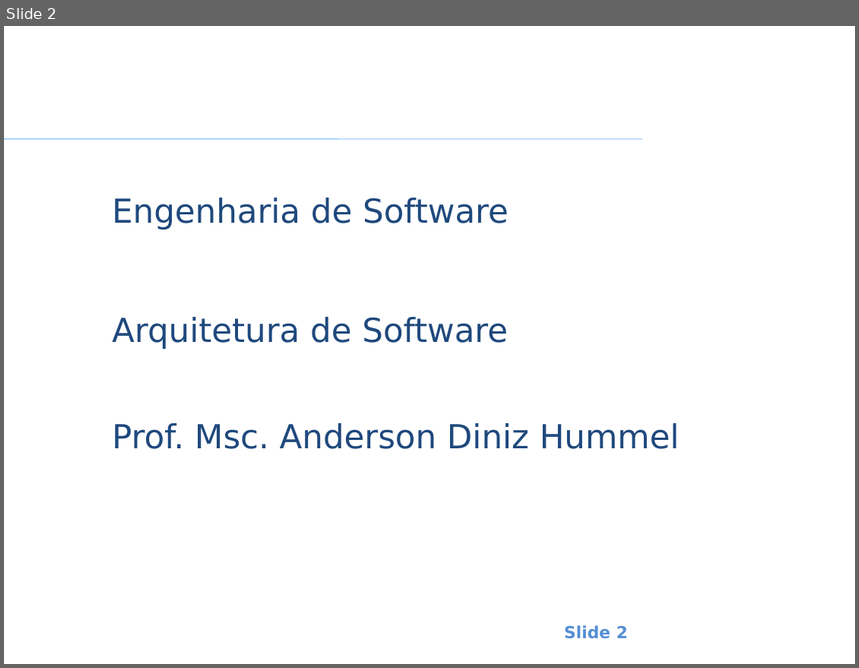
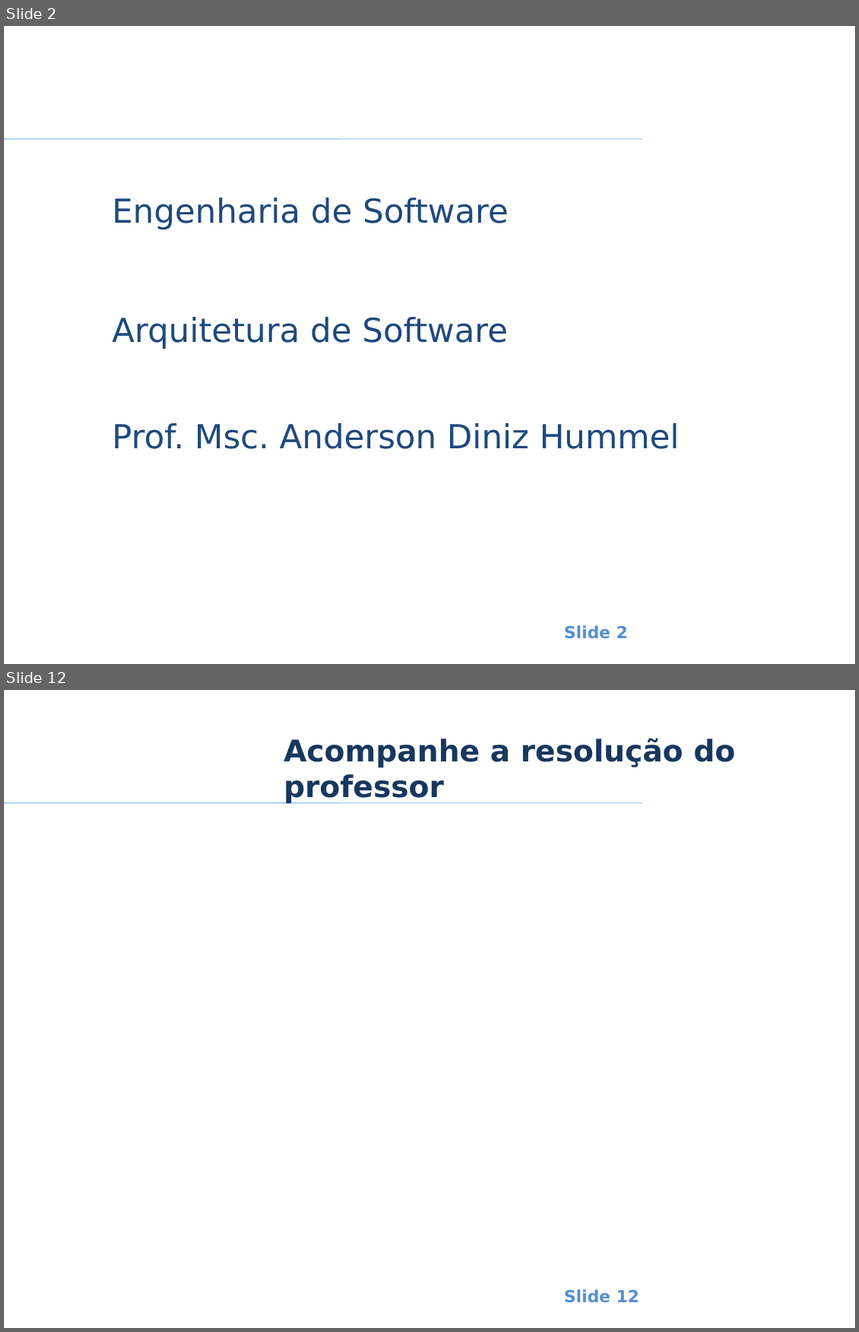
Before and after one commit to smrpuc/pos-fit-es10, a slide deck: Material Aulas/Arquitetura de Software/Aulas/ES - AS - Anderson Hummel - Aula 3 - 1 - Desenhando a Arquitetura - Attribute-Driven Design.pptx. Shown one above the other, each under a label of ours: slide 2 before the commit, slides 2 and 12 after it; the slides between them are not shown. The pictures are 859x668 and 859x1332 pixels, drawn with LibreOffice and Linux fonts; fonts in the diff are those of the drawing; background and template pictures are left out. Boxes give left, top, right and bottom in pixels: in the first picture for what was removed or moved away, otherwise in the second. Text is boxed around its words. In the diff, an @@ line names an element or a change of style, - is before the commit and + after.

```diff
--- a/Material Aulas/Arquitetura de Software/Aulas/ES - AS - Anderson Hummel - Aula 3 - 1 - Desenhando a Arquitetura - Attribute-Driven Design.pptx
+++ b/Material Aulas/Arquitetura de Software/Aulas/ES - AS - Anderson Hummel - Aula 3 - 1 - Desenhando a Arquitetura - Attribute-Driven Design.pptx
@@ slide 12 added at (4, 690, 855, 1328), background #FFFFFF; not listed: 2 template elements that a slide beside it also shows @@
@@ title added at (284, 738, 736, 804), 25.2 pt, text #17375E, bold @@
+Acompanhe a resolução do professor
```
Also in this commit, not shown: 6 slides changed, 4 other slides added, 20 slides removed, 1 other file.
